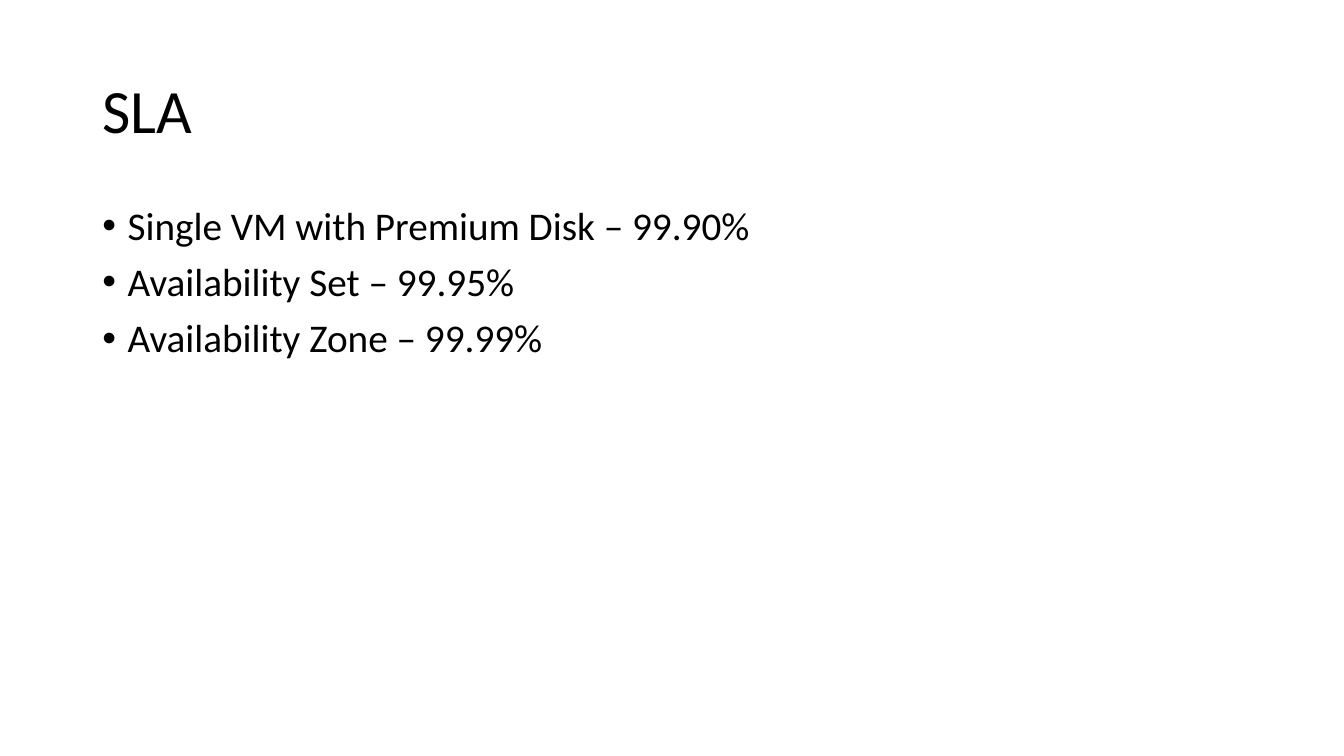
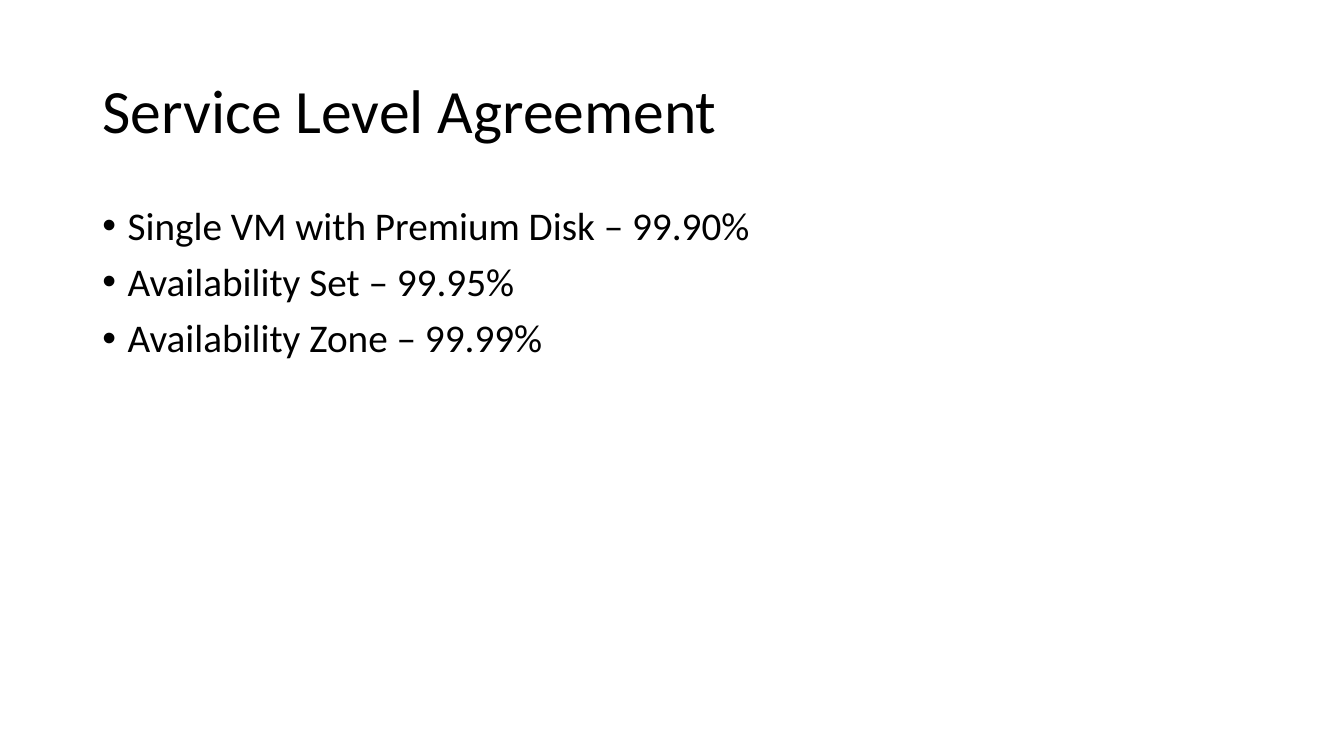
Before and after one commit to ayushrathi15/9July-AZ104, a slide deck: slide 19 of Azure Virtual Machines.pptx (slide 17 before the commit). Drawn at 1344x756 pixels with LibreOffice and Linux fonts; fonts in the diff are those of the drawing. Boxes give left, top, right and bottom in pixels: in the first picture for what was removed or moved away, otherwise in the second. Text is boxed around its words. In the diff, an @@ line names an element or a change of style, - is before the commit and + after.

```diff
--- a/Azure Virtual Machines.pptx
+++ b/Azure Virtual Machines.pptx
@@ title at [102,90,717,144]: text changed @@
-SLA
+Service Level Agreement
```
Also in this commit, not shown: 13 other slides changed, 9 slides added, 1 slide removed.
